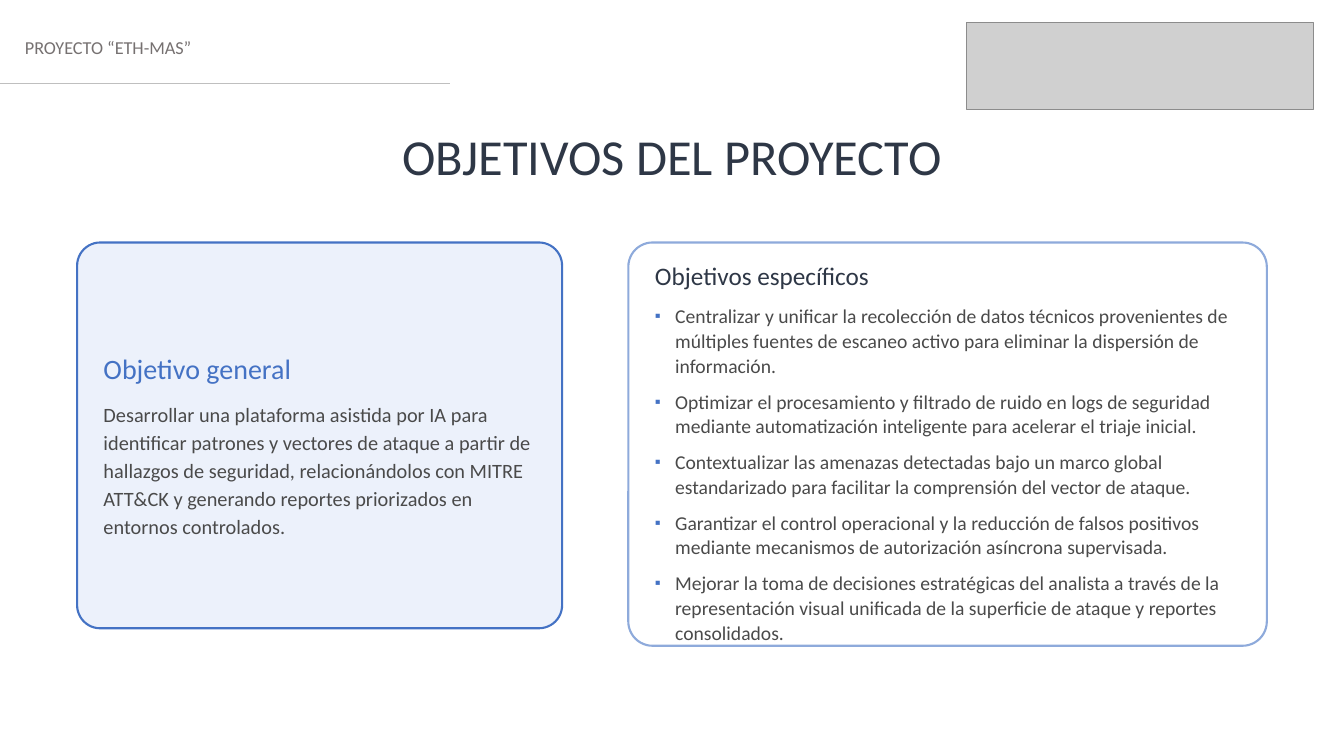
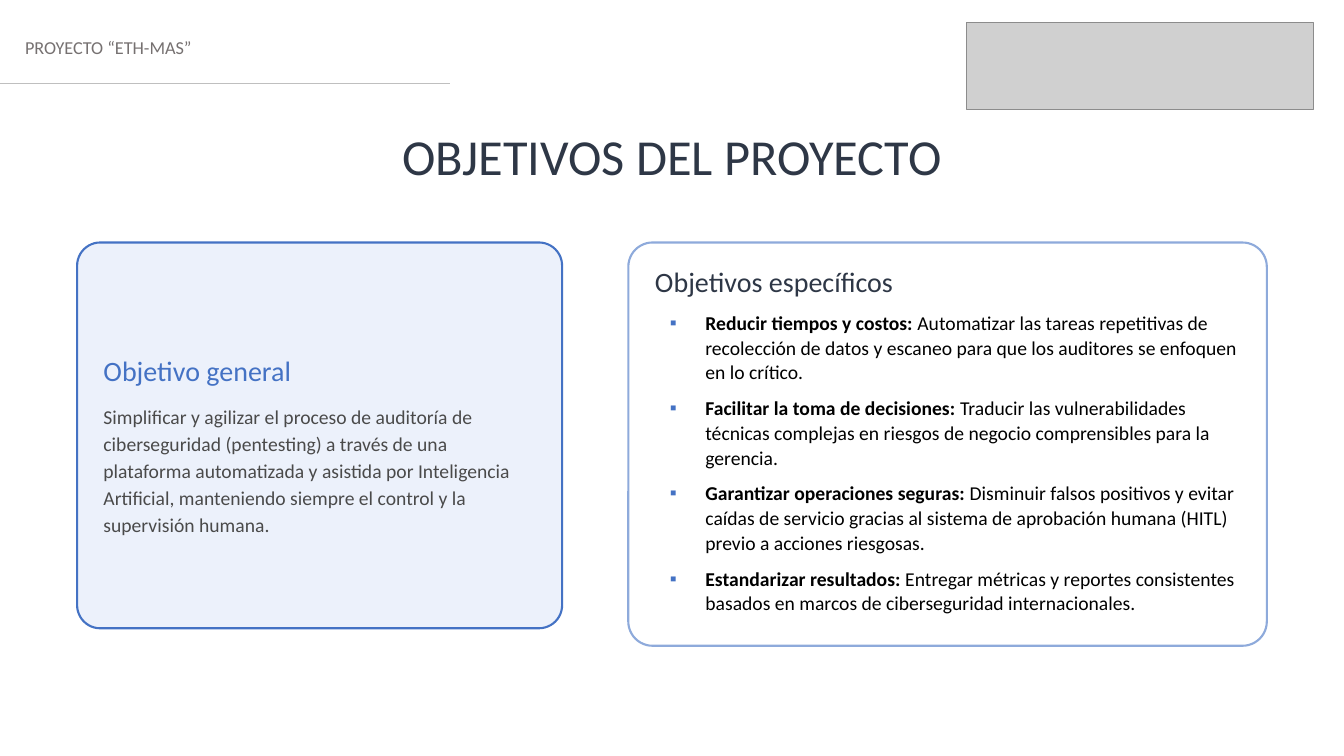
Before and after one commit to rodrigosantibanez1/Capstone, a slide deck: slide 4 of Fase 3/Evidencias Grupales/ETH-MAS_Presentacion_Final_Capstone.pptx (slide 5 before the commit). Drawn at 1344x756 pixels with LibreOffice and Linux fonts; fonts in the diff are those of the drawing; grey boxes stand for pictures. Boxes give left, top, right and bottom in pixels: in the first picture for what was removed or moved away, otherwise in the second. Text is boxed around its words. In the diff, an @@ line names an element or a change of style, - is before the commit and + after.

```diff
--- a/Fase 3/Evidencias Grupales/ETH-MAS_Presentacion_Final_Capstone.pptx
+++ b/Fase 3/Evidencias Grupales/ETH-MAS_Presentacion_Final_Capstone.pptx
@@ text in rounded rectangle at (655, 272, 893, 297): size 18 to 20 pt in "Objetivos específicos"; less space between paragraphs @@
@@ text in rounded rectangle at (705, 316, 1237, 614): text changed; text colour #4A4A4A to #000000 @@
-▪ Centralizar y unificar la recolección de datos técnicos provenientes de múltiples fuentes de escaneo activo para eliminar la dispersión de información.
-▪ Optimizar el procesamiento y filtrado de ruido en logs de seguridad mediante automatización inteligente para acelerar el triaje inicial.
-▪ Contextualizar las amenazas detectadas bajo un marco global estandarizado para facilitar la comprensión del vector de ataque.
-▪ Garantizar el control operacional y la reducción de falsos positivos mediante mecanismos de autorización asíncrona supervisada.
-▪ Mejorar la toma de decisiones estratégicas del analista a través de la representación visual unificada de la superficie de ataque y reportes consolidados.
+▪ Reducir tiempos y costos: Automatizar las tareas repetitivas de recolección de datos y escaneo para que los auditores se enfoquen en lo crítico.
+▪ Facilitar la toma de decisiones: Traducir las vulnerabilidades técnicas complejas en riesgos de negocio comprensibles para la gerencia.
+▪ Garantizar operaciones seguras: Disminuir falsos positivos y evitar caídas de servicio gracias al sistema de aprobación humana (HITL) previo a acciones riesgosas.
+▪ Estandarizar resultados: Entregar métricas y reportes consistentes basados en marcos de ciberseguridad internacionales.
@@ text in rounded rectangle at (103, 361, 291, 386): less space between paragraphs @@
@@ text in rounded rectangle at (103, 410, 510, 535): text changed; size 14.5 to 14 pt @@
-Desarrollar una plataforma asistida por IA para identificar patrones y vectores de ataque a partir de hallazgos de seguridad, relacionándolos con MITRE ATT&CK y generando reportes priorizados en entornos controlados.
+Simplificar y agilizar el proceso de auditoría de ciberseguridad (pentesting) a través de una plataforma automatizada y asistida por Inteligencia Artificial, manteniendo siempre el control y la supervisión humana.
```
Also in this commit, not shown: 15 other slides changed, 2 slides added, 8 slides removed.
